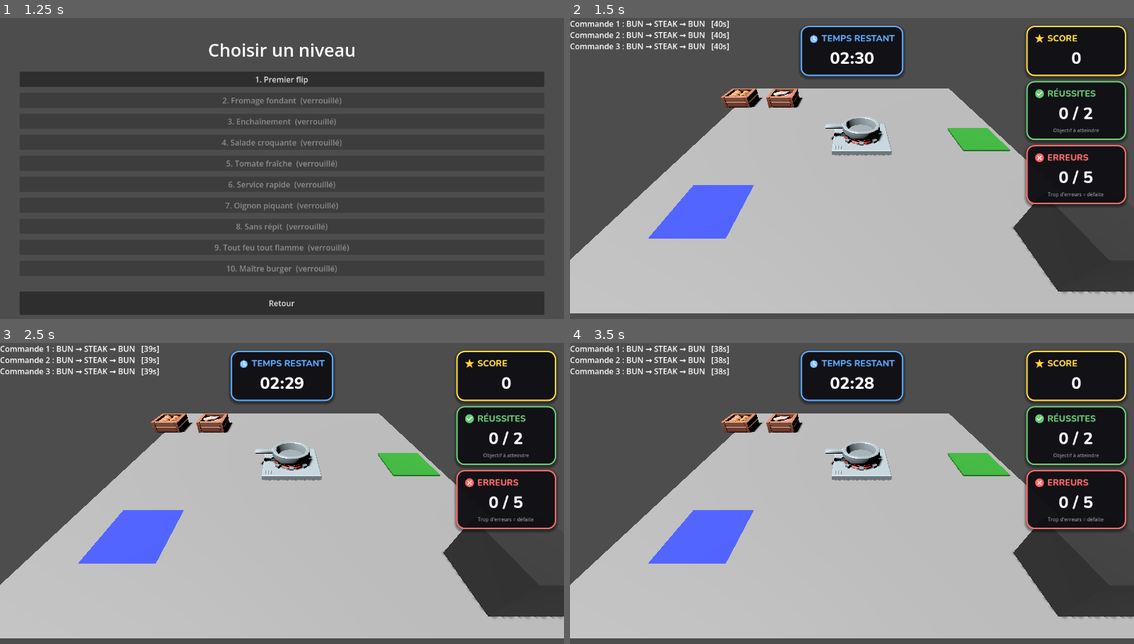
Above: before the commit, frames 1-4 (two rows, left to right).
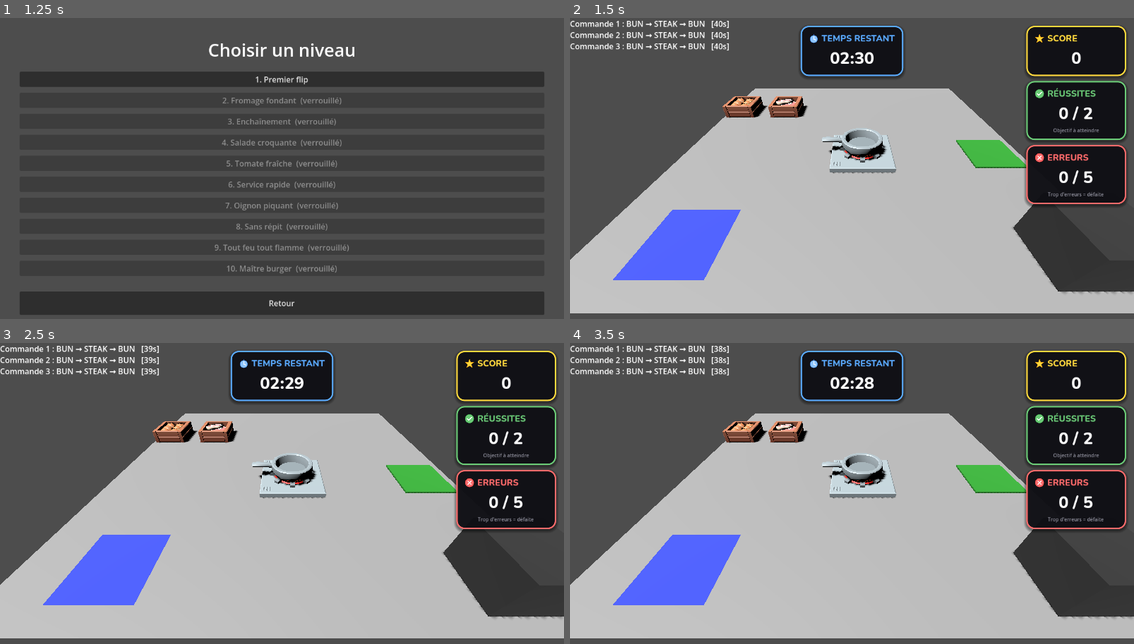
Above: after the commit, the same moments.

Repository: arthur-mdn/Godot-Burger-Maker
Game: Godot game, scene res://Scenes/MainMenu.tscn
Two runs of this game, one before a commit and one after it. Both use one fixed random seed, a clock stepped at 60 frames per second and the inputs below.
Inputs (mouse positions are in pixels of both pictures, inside the frame that each line leads up to):
- Up to frame 1 (1.25 s): click "Jouer" at 0.5 s
- Up to frame 2 (1.5 s): click "1. Premier flip" at 1.25 s
- Up to frame 3 (2.5 s): tap Enter at 2 s; move the mouse to (406, 484) at 2.02 s; click (406, 484) at 2.17 s
- Up to frame 4 (3.5 s): tap Space at 2.75 s; move the mouse to (739, 517) at 2.77 s; click (739, 517) at 2.92 s

Frame 1 is identical in both runs. In frame 2, 6.6% of the frame differs, in the area x 7-81%, y 23-88%; in frame 3, 6.6%; in frame 4, 6.6%.

Commit message:
Move elements

Diff:
--- a/Scenes/CookingStation.tscn
+++ b/Scenes/CookingStation.tscn
@@ -8,7 +8,7 @@
 size = Vector3(1.66, 0.35, 1.66)
 
 [sub_resource type="BoxShape3D" id="BoxShape3D_pickup"]
-size = Vector3(1.66, 0.35, 1.66)
+size = Vector3(1.9131298, 0.35, 1.9734716)
 
 [sub_resource type="BoxMesh" id="BoxMesh_yt4nv"]
 size = Vector3(1.2, 0.05, 0.2)
@@ -19,34 +19,35 @@
 [sub_resource type="BoxMesh" id="BoxMesh_2vt2k"]
 size = Vector3(1.2, 0.06, 0.16)
 
-[node name="CookingStation" type="Node3D"]
+[node name="CookingStation" type="Node3D" unique_id=908392264]
 script = ExtResource("1_e3c22")
 
-[node name="Visual" type="Node3D" parent="."]
+[node name="Visual" type="Node3D" parent="." unique_id=1257403028]
 
-[node name="Cooktop" parent="Visual" instance=ExtResource("2_cooktop")]
+[node name="Cooktop" parent="Visual" unique_id=1912331104 instance=ExtResource("2_cooktop")]
 transform = Transform3D(1, 0, 0, 0, 0.95, 0, 0, 0, 1, 0, -0.8835, 0)
 
-[node name="Pan" parent="Visual" instance=ExtResource("3_pan")]
+[node name="Pan" parent="Visual" unique_id=1447731304 instance=ExtResource("3_pan")]
 transform = Transform3D(1.15, 0, 0, 0, 1.15, 0, 0, 0, 1.15, 0, 0.278, 0)
 
-[node name="StaticBody3D" type="StaticBody3D" parent="."]
+[node name="StaticBody3D" type="StaticBody3D" parent="." unique_id=1465288978]
 transform = Transform3D(1, 0, 0, 0, 1, 0, 0, 0, 1, 0, 0.17, 0)
 
-[node name="CollisionShape3D" type="CollisionShape3D" parent="StaticBody3D"]
+[node name="CollisionShape3D" type="CollisionShape3D" parent="StaticBody3D" unique_id=609473497]
 shape = SubResource("BoxShape3D_drop")
 
-[node name="PickupArea" type="Area3D" parent="."]
+[node name="PickupArea" type="Area3D" parent="." unique_id=1182638808]
 transform = Transform3D(1, 0, 0, 0, 1, 0, 0, 0, 1, 0, 0.17, 0)
 
-[node name="CollisionShape3D" type="CollisionShape3D" parent="PickupArea"]
+[node name="CollisionShape3D" type="CollisionShape3D" parent="PickupArea" unique_id=550086112]
+transform = Transform3D(1, 0, 0, 0, 1, 0, 0, 0, 1, 0.12656495, 0, -0.02107665)
 shape = SubResource("BoxShape3D_pickup")
 
-[node name="ProgressBg" type="MeshInstance3D" parent="."]
+[node name="ProgressBg" type="MeshInstance3D" parent="." unique_id=1756794888]
 transform = Transform3D(1, 0, 0, 0, 1, 0, 0, 0, 1, 0, 0.76, 0.62)
 mesh = SubResource("BoxMesh_yt4nv")
 surface_material_override/0 = SubResource("StandardMaterial3D_js4rr")
 
-[node name="ProgressMesh" type="MeshInstance3D" parent="."]
+[node name="ProgressMesh" type="MeshInstance3D" parent="." unique_id=1369163009]
 transform = Transform3D(0.01, 0, 0, 0, 1, 0, 0, 0, 1, -0.595, 0.77, 0.62)
 mesh = SubResource("BoxMesh_2vt2k")
--- a/Scenes/main.tscn
+++ b/Scenes/main.tscn
@@ -3,12 +3,12 @@
 [ext_resource type="Script" uid="uid://bsxthgff40cmm" path="res://Scripts/main.gd" id="1_bo1nx"]
 [ext_resource type="PackedScene" uid="uid://jfq2wtbu027h" path="res://Scenes/Slot.tscn" id="3_8gbba"]
 [ext_resource type="PackedScene" uid="uid://bwgai41orblj" path="res://Scenes/CookingStation.tscn" id="4_jjvhh"]
-[ext_resource type="PackedScene" uid="uid://bqm8dispenserbun" path="res://Scenes/Dispensers/Dispenser_Bun.tscn" id="5_bun"]
-[ext_resource type="PackedScene" uid="uid://bqm8dispensersteak" path="res://Scenes/Dispensers/Dispenser_Steak.tscn" id="5_steak"]
-[ext_resource type="PackedScene" uid="uid://bqm8dispensercheese" path="res://Scenes/Dispensers/Dispenser_Cheese.tscn" id="5_cheese"]
-[ext_resource type="PackedScene" uid="uid://bqm8dispensertomato" path="res://Scenes/Dispensers/Dispenser_Tomato.tscn" id="5_tomato"]
-[ext_resource type="PackedScene" uid="uid://bqm8dispensersalad" path="res://Scenes/Dispensers/Dispenser_Salad.tscn" id="5_salad"]
-[ext_resource type="PackedScene" uid="uid://bqm8dispenseronion" path="res://Scenes/Dispensers/Dispenser_Onion.tscn" id="5_onion"]
+[ext_resource type="PackedScene" uid="uid://k4eksmtumhsb" path="res://Scenes/Dispensers/Dispenser_Bun.tscn" id="5_bun"]
+[ext_resource type="PackedScene" uid="uid://36sgk2klgjae" path="res://Scenes/Dispensers/Dispenser_Cheese.tscn" id="5_cheese"]
+[ext_resource type="PackedScene" uid="uid://b7s4lhjo7d0o0" path="res://Scenes/Dispensers/Dispenser_Onion.tscn" id="5_onion"]
+[ext_resource type="PackedScene" uid="uid://b7s4lhjpby3ap" path="res://Scenes/Dispensers/Dispenser_Salad.tscn" id="5_salad"]
+[ext_resource type="PackedScene" uid="uid://b7s4lhjpcjvaw" path="res://Scenes/Dispensers/Dispenser_Steak.tscn" id="5_steak"]
+[ext_resource type="PackedScene" uid="uid://36sgk22sofbo" path="res://Scenes/Dispensers/Dispenser_Tomato.tscn" id="5_tomato"]
 [ext_resource type="PackedScene" uid="uid://cw22x0asdhe54" path="res://Scenes/Trash.tscn" id="6_trash"]
 [ext_resource type="Script" uid="uid://c78nbccfty34y" path="res://Scripts/order_manager.gd" id="7_6bp64"]
 [ext_resource type="PackedScene" uid="uid://c2cnq2dxoljcq" path="res://Scenes/CuttingBoard.tscn" id="7_cb"]
@@ -96,7 +96,7 @@
 current = true
 
 [node name="Light" type="DirectionalLight3D" parent="." unique_id=1074441236]
-transform = Transform3D(0.8660254, -0.43301272, 0.24999999, 0, 0.49999997, 0.86602545, -0.5, -0.75, 0.43301266, 0, 0, 0)
+transform = Transform3D(0.8660254, -0.43301272, 0.25, 0, 0.49999997, 0.86602545, -0.5, -0.75, 0.4330127, 0.81351805, 0, 0)
 light_energy = 2.0
 shadow_enabled = true
 
@@ -108,52 +108,52 @@
 [node name="Stations" type="Node3D" parent="World" unique_id=302124271]
 
 [node name="Dispenser_Bun" parent="World/Stations" unique_id=329454914 instance=ExtResource("5_bun")]
-transform = Transform3D(1, 0, 0, 0, 1, 0, 0, 0, 1, -3.1184683, 0, 4.8600845)
+transform = Transform3D(1, 0, 0, 0, 1, 0, 0, 0, 1, -2.1625128, 0, 4.3481474)
 
 [node name="Dispenser_Steak" parent="World/Stations" unique_id=703650110 instance=ExtResource("5_steak")]
-transform = Transform3D(1, 0, 0, 0, 1, 0, 0, 0, 1, -3.1184683, 0, 2.992006)
+transform = Transform3D(1, 0, 0, 0, 1, 0, 0, 0, 1, -2.1625128, 0, 2.619273)
 
 [node name="Dispenser_Cheese" parent="World/Stations" unique_id=2049787066 instance=ExtResource("5_cheese")]
-transform = Transform3D(1, 0, 0, 0, 1, 0, 0, 0, 1, -3.1184683, 0, 1.151921)
+transform = Transform3D(1, 0, 0, 0, 1, 0, 0, 0, 1, -2.1625128, 0, 0.942755)
 
 [node name="Dispenser_Tomato" parent="World/Stations" unique_id=937416247 instance=ExtResource("5_tomato")]
-transform = Transform3D(1, 0, 0, 0, 1, 0, 0, 0, 1, -3.1184683, 0, -0.9574368)
+transform = Transform3D(1, 0, 0, 0, 1, 0, 0, 0, 1, -2.1625128, 0, -0.86958086)
 
 [node name="Dispenser_Salad" parent="World/Stations" unique_id=768069161 instance=ExtResource("5_salad")]
-transform = Transform3D(1, 0, 0, 0, 1, 0, 0, 0, 1, -3.1184683, 0, -2.9215617)
+transform = Transform3D(1, 0, 0, 0, 1, 0, 0, 0, 1, -2.1625128, 0, -2.5509324)
 
 [node name="Dispenser_Onion" parent="World/Stations" unique_id=639436428 instance=ExtResource("5_onion")]
-transform = Transform3D(1, 0, 0, 0, 1, 0, 0, 0, 1, -3.1184683, 0, -4.6752715)
+transform = Transform3D(1, 0, 0, 0, 1, 0, 0, 0, 1, -2.1625128, 0, -4.2766447)
 
 [node name="Cooking_1" parent="World/Stations" unique_id=1847293101 instance=ExtResource("4_jjvhh")]
-transform = Transform3D(1, 0, 0, 0, 1, 0, 0, 0, 1, 0.066, 0, -0.2860828)
+transform = Transform3D(1, 0, 0, 0, 1, 0, 0, 0, 1, 0.87951803, 0, -0.2860828)
 
 [node name="Cooking_2" parent="World/Stations" unique_id=1783589009 instance=ExtResource("4_jjvhh")]
-transform = Transform3D(1, 0, 0, 0, 1, 0, 0, 0, 1, 0.06577778, 0, -2.030158)
+transform = Transform3D(1, 0, 0, 0, 1, 0, 0, 0, 1, 0.8792958, 0, -2.030158)
 
 [node name="Cutting_1" parent="World/Stations" unique_id=1178119326 instance=ExtResource("7_cb")]
-transform = Transform3D(1, 0, 0, 0, 1, 0, 0, 0, 1, 0, 0, 3.3990796)
+transform = Transform3D(1, 0, 0, 0, 1, 0, 0, 0, 1, 0.81351805, 0, 3.3990796)
 
 [node name="Cutting_2" parent="World/Stations" unique_id=822569675 instance=ExtResource("7_cb")]
-transform = Transform3D(1, 0, 0, 0, 1, 0, 0, 0, 1, 0, 0, 1.8219886)
+transform = Transform3D(1, 0, 0, 0, 1, 0, 0, 0, 1, 0.81351805, 0, 1.8219886)
 
 [node name="Slot_1" parent="World/Stations" unique_id=1704538850 instance=ExtResource("3_8gbba")]
-transform = Transform3D(1, 0, 0, 0, 1, 0, 0, 0, 1, 3, 0, 3.1803942)
+transform = Transform3D(1, 0, 0, 0, 1, 0, 0, 0, 1, 3.782443, 0, 3.1803942)
 
 [node name="Slot_2" parent="World/Stations" unique_id=1331880924 instance=ExtResource("3_8gbba")]
-transform = Transform3D(1, 0, 0, 0, 1, 0, 0, 0, 1, 3, 0, 1.540688)
+transform = Transform3D(1, 0, 0, 0, 1, 0, 0, 0, 1, 3.782443, 0, 1.540688)
 
 [node name="Slot_3" parent="World/Stations" unique_id=342638352 instance=ExtResource("3_8gbba")]
-transform = Transform3D(1, 0, 0, 0, 1, 0, 0, 0, 1, 3, 0, -0.08845782)
+transform = Transform3D(1, 0, 0, 0, 1, 0, 0, 0, 1, 3.782443, 0, -0.08845782)
 
 [node name="Slot_4" parent="World/Stations" unique_id=63078546 instance=ExtResource("3_8gbba")]
-transform = Transform3D(1, 0, 0, 0, 1, 0, 0, 0, 1, 3, 0, -1.7293959)
+transform = Transform3D(1, 0, 0, 0, 1, 0, 0, 0, 1, 3.782443, 0, -1.7293959)
 
 [node name="Trash" parent="World/Stations" unique_id=1024929892 instance=ExtResource("6_trash")]
 transform = Transform3D(1, 0, 0, 0, 1, 0, 0, 0, 1, 4.098061, 0, -3.8619277)
 
 [node name="ServingStation" parent="World/Stations" unique_id=1885268490 node_paths=PackedStringArray("order_manager", "game_manager") instance=ExtResource("8_344ge")]
-transform = Transform3D(1, 0, 0, 0, 1, 0, 0, 0, 1, 0.041450024, 0, -4.0795374)
+transform = Transform3D(1, 0, 0, 0, 1, 0, 0, 0, 1, 0.8549681, 0, -4.0795374)
 order_manager = NodePath("../../../OrderManager")
 game_manager = NodePath("../../..")
 
